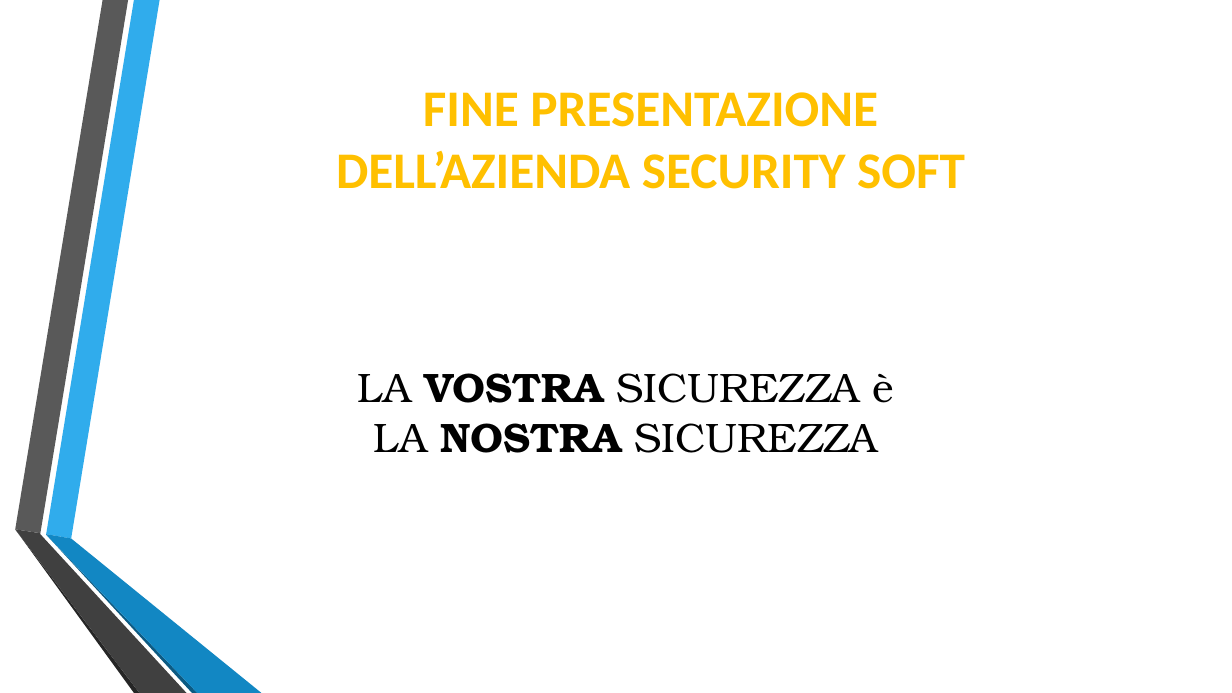
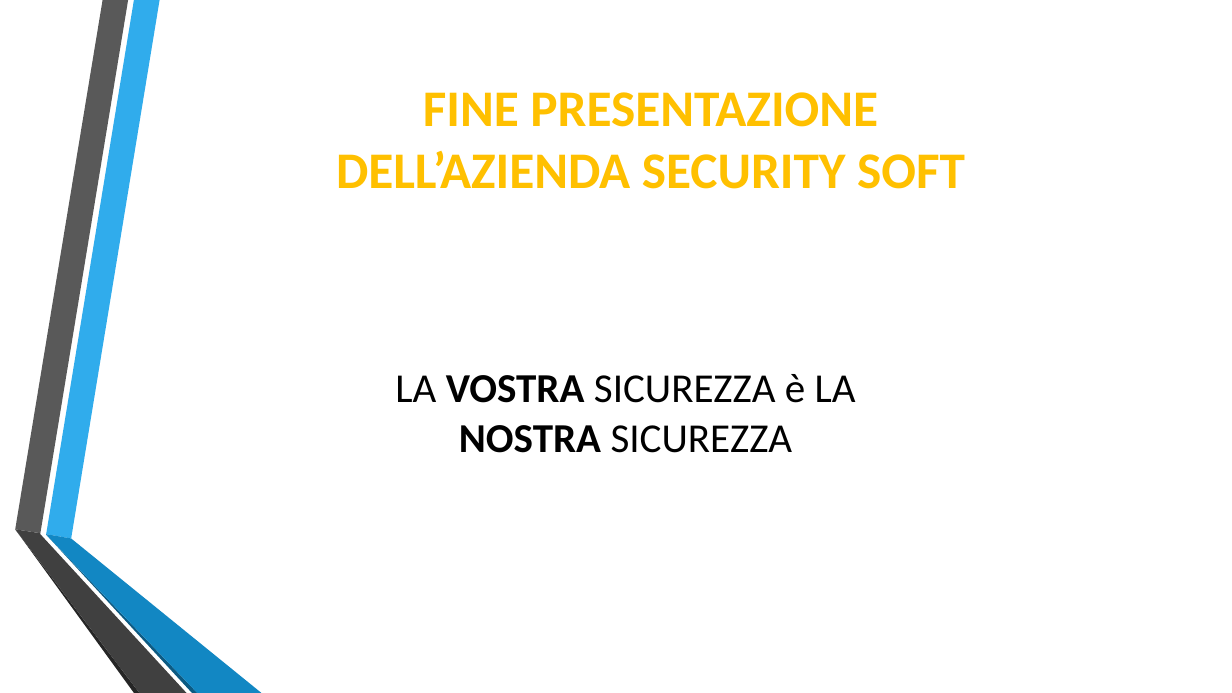
Before and after one commit to Lince99/GPOI, a slide deck: slide 10 of m0n0wall/Presentazione_M0n0wall.odp. Drawn at 1232x693 pixels with LibreOffice and Linux fonts; fonts in the diff are those of the drawing; background and template pictures are left out. Boxes give left, top, right and bottom in pixels: in the first picture for what was removed or moved away, otherwise in the second. Text is boxed around its words. In the diff, an @@ line names an element or a change of style, - is before the commit and + after.

```diff
--- a/m0n0wall/Presentazione_M0n0wall.odp
+++ b/m0n0wall/Presentazione_M0n0wall.odp
@@ text "LA VOSTRA SICUREZZA è LA ..." at [395,374,856,453]: font TeX Gyre Bonum to Calibri @@
```
Also in this commit, not shown: 6 other slides changed, 4 other files.
